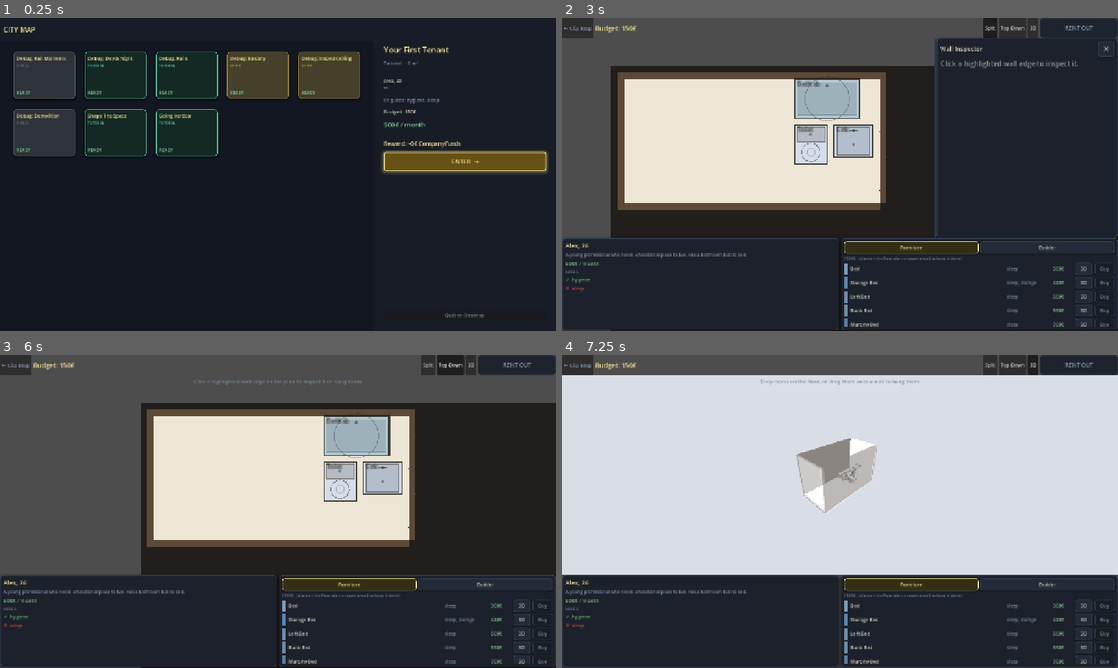
Above: before the commit, frames 1-4 (two rows, left to right).
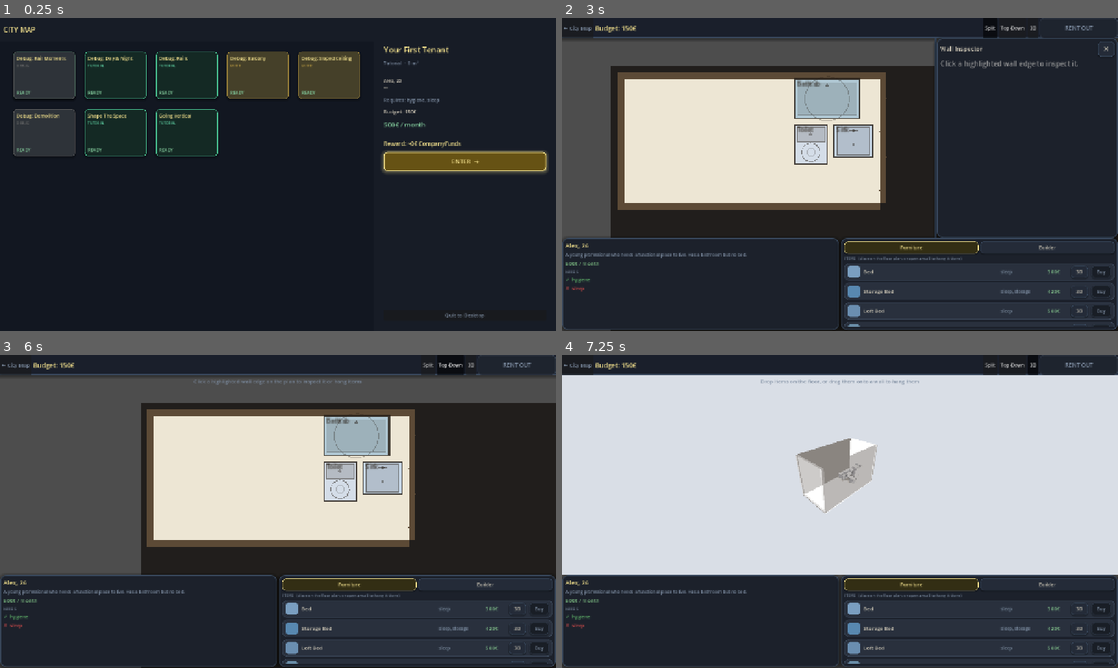
Above: after the commit, the same moments.

Repository: Bobovino/MakeItFit
Game: Godot game, scene res://scenes/CityMap.tscn
Two runs of this game, one before a commit and one after it. Both use one fixed random seed, a clock stepped at 60 frames per second and the inputs below.
Inputs:
- Up to frame 1 (0.25 s): no input
- Up to frame 2 (3 s): click "★ Replay" at 0.5 s; click "★ Replay" at 1.25 s; click "★ Replay" at 2 s; click "ENTER →" at 2.75 s
- Up to frame 3 (6 s): click "← City Map" at 3.5 s; click "ENTER →" at 4.25 s; click "Split" at 5 s; click "Top-Down" at 5.75 s
- Up to frame 4 (7.25 s): click "3D" at 6.5 s

The runs differ from the first frame. In frame 1, less than 0.1% of the frame differs, in the area x 69-99%, y 42-49%; in frame 2, 6.7%, in the area x 0-100%, y 0-100%; in frame 3, 6.6%; in frame 4, 6.3%.

Commit message:
Deepen UI polish: fix dead TopBar background, card-style shop rows
TopBar was an HBoxContainer but the styling code checked `is PanelContainer`,
so it silently never got its background — added a TopBarBg Panel behind it
and wired the stylebox to that instead. Bumped GameTheme's panel/button
corner radii and shadows to be actually visible at UI scale. Rewrote the
Inventory shop/owned-item rows from a bare ColorRect+Label strip into
proper rounded cards with a color-coded icon swatch and hover feedback.

Diff:
--- a/scenes/Main.tscn
+++ b/scenes/Main.tscn
@@ -19,6 +19,13 @@
 
 [node name="UI" type="CanvasLayer" parent="."]
 
+[node name="TopBarBg" type="Panel" parent="UI"]
+offset_left = 0.0
+offset_top = 0.0
+offset_right = 1280.0
+offset_bottom = 46.0
+mouse_filter = 2
+
 [node name="TopBar" type="HBoxContainer" parent="UI"]
 offset_left = 0.0
 offset_top = 0.0
--- a/scripts/GameTheme.gd
+++ b/scripts/GameTheme.gd
@@ -84,13 +84,13 @@
 	var s := StyleBoxFlat.new()
 	s.bg_color = bg
 	s.border_color = border
-	s.set_border_width_all(1)
+	s.set_border_width_all(2)
 	s.set_content_margin_all(margin)
-	s.set_corner_radius_all(8)
+	s.set_corner_radius_all(14)
 	s.anti_aliasing = true
-	s.shadow_color = Color(0, 0, 0, 0.35)
-	s.shadow_size = 6
-	s.shadow_offset = Vector2(0, 3)
+	s.shadow_color = Color(0, 0, 0, 0.4)
+	s.shadow_size = 10
+	s.shadow_offset = Vector2(0, 4)
 	return s
 
 
@@ -103,9 +103,24 @@
 	s.set_content_margin(SIDE_RIGHT, 12)
 	s.set_content_margin(SIDE_TOP, 6)
 	s.set_content_margin(SIDE_BOTTOM, 6)
-	s.set_corner_radius_all(5)
+	s.set_corner_radius_all(8)
 	s.anti_aliasing = true
 	s.shadow_color = Color(0, 0, 0, 0.25)
 	s.shadow_size = 3
 	s.shadow_offset = Vector2(0, 2)
 	return s
+
+
+# Small rounded "chip" stylebox — used for item-row cards, category tags, etc.
+static func make_card_stylebox(bg: Color, border: Color, radius: int = 10) -> StyleBoxFlat:
+	var s := StyleBoxFlat.new()
+	s.bg_color = bg
+	s.border_color = border
+	s.set_border_width_all(1)
+	s.set_corner_radius_all(radius)
+	s.anti_aliasing = true
+	s.set_content_margin(SIDE_LEFT, 8)
+	s.set_content_margin(SIDE_RIGHT, 8)
+	s.set_content_margin(SIDE_TOP, 6)
+	s.set_content_margin(SIDE_BOTTOM, 6)
+	return s
--- a/scripts/Inventory.gd
+++ b/scripts/Inventory.gd
@@ -29,6 +29,7 @@
 	_gm = game_manager
 	_gm.budget_changed.connect(_refresh_affordability)
 	_ensure_filter_box()
+	item_list.add_theme_constant_override("separation", 5)
 
 
 func _ensure_filter_box() -> void:
@@ -165,22 +166,39 @@
 	return wrap
 
 
-func _build_shop_row(f: Dictionary) -> HBoxContainer:
+func _build_shop_row(f: Dictionary) -> PanelContainer:
+	var card := PanelContainer.new()
+	var item_col := Color("#" + (f.get("color", "888888") as String))
+	var card_style := GameTheme.make_card_stylebox(Color(0.16, 0.19, 0.24), Color(0.24, 0.29, 0.36))
+	card.add_theme_stylebox_override("panel", card_style)
+	card.mouse_filter = Control.MOUSE_FILTER_PASS
+	card.mouse_entered.connect(func():
+		card_style.bg_color = Color(0.20, 0.24, 0.30)
+		card_style.border_color = item_col.lightened(0.2))
+	card.mouse_exited.connect(func():
+		card_style.bg_color = Color(0.16, 0.19, 0.24)
+		card_style.border_color = Color(0.24, 0.29, 0.36))
+
 	var row := HBoxContainer.new()
-	row.add_theme_constant_override("separation", 6)
-
-	# Color swatch
-	var swatch := ColorRect.new()
-	swatch.color = Color("#" + (f.get("color", "888888") as String))
-	swatch.custom_minimum_size = Vector2(8, 0)
-	swatch.size_flags_vertical = Control.SIZE_EXPAND_FILL
+	row.add_theme_constant_override("separation", 8)
+	card.add_child(row)
+
+	# Rounded color-coded icon swatch
+	var swatch := PanelContainer.new()
+	swatch.custom_minimum_size = Vector2(28, 28)
+	var swatch_style := StyleBoxFlat.new()
+	swatch_style.bg_color = item_col
+	swatch_style.set_corner_radius_all(7)
+	swatch_style.anti_aliasing = true
+	swatch.add_theme_stylebox_override("panel", swatch_style)
 	row.add_child(swatch)
 
 	var name_lbl := Label.new()
 	name_lbl.text = f["name"]
 	name_lbl.custom_minimum_size.x = 108
 	name_lbl.size_flags_horizontal = Control.SIZE_EXPAND_FILL
-	name_lbl.add_theme_font_size_override("font_size", 11)
+	name_lbl.add_theme_font_size_override("font_size", 12)
+	name_lbl.add_theme_color_override("font_color", GameTheme.C_TEXT)
 	row.add_child(name_lbl)
 
 	var func_lbl := Label.new()
@@ -193,15 +211,15 @@
 	var price_lbl := Label.new()
 	price_lbl.text = "%d€" % f["buy_price"]
 	price_lbl.custom_minimum_size.x = 46
-	price_lbl.add_theme_font_size_override("font_size", 11)
-	price_lbl.add_theme_color_override("font_color", Color(0.50, 0.76, 0.52))
+	price_lbl.add_theme_font_size_override("font_size", 12)
+	price_lbl.add_theme_color_override("font_color", Color(0.55, 0.82, 0.58))
 	row.add_child(price_lbl)
 
 	var view3d_btn := Button.new()
 	view3d_btn.text = "3D"
 	view3d_btn.tooltip_text = "Preview in 3D"
 	view3d_btn.add_theme_font_size_override("font_size", 11)
-	view3d_btn.custom_minimum_size.x = 30
+	view3d_btn.custom_minimum_size.x = 32
 	view3d_btn.pressed.connect(func(): view3d_requested.emit(f["id"] as String))
 	row.add_child(view3d_btn)
 
@@ -213,7 +231,7 @@
 	buy_btn.pressed.connect(_on_buy_pressed.bind(f["id"]))
 	row.add_child(buy_btn)
 
-	return row
+	return card
 
 
 # Shows pre-owned items (from starting_inventory). Each entry is {id, count}.
@@ -246,19 +264,29 @@
 			continue
 
 		for _i in range(count):
+			var card := PanelContainer.new()
+			var item_col := Color("#" + (fdata.get("color", "888888") as String))
+			card.add_theme_stylebox_override("panel",
+				GameTheme.make_card_stylebox(Color(0.16, 0.19, 0.24), Color(0.24, 0.29, 0.36)))
+
 			var row := HBoxContainer.new()
-			row.add_theme_constant_override("separation", 6)
-
-			var swatch := ColorRect.new()
-			swatch.color = Color("#" + (fdata.get("color", "888888") as String))
-			swatch.custom_minimum_size = Vector2(8, 0)
-			swatch.size_flags_vertical = Control.SIZE_EXPAND_FILL
+			row.add_theme_constant_override("separation", 8)
+			card.add_child(row)
+
+			var swatch := PanelContainer.new()
+			swatch.custom_minimum_size = Vector2(24, 24)
+			var swatch_style := StyleBoxFlat.new()
+			swatch_style.bg_color = item_col
+			swatch_style.set_corner_radius_all(6)
+			swatch_style.anti_aliasing = true
+			swatch.add_theme_stylebox_override("panel", swatch_style)
 			row.add_child(swatch)
 
 			var name_lbl := Label.new()
 			name_lbl.text = fdata["name"] as String
 			name_lbl.size_flags_horizontal = Control.SIZE_EXPAND_FILL
-			name_lbl.add_theme_font_size_override("font_size", 11)
+			name_lbl.add_theme_font_size_override("font_size", 12)
+			name_lbl.add_theme_color_override("font_color", GameTheme.C_TEXT)
 			row.add_child(name_lbl)
 
 			var sell_price := fdata.get("sell_price", fdata.get("buy_price", 0)) as int
@@ -268,7 +296,7 @@
 			sell_btn.add_theme_color_override("font_color", Color(0.76, 0.52, 0.28))
 			sell_btn.pressed.connect(func():
 				if _gm and _gm.sell_starting_item(fid):
-					row.queue_free())
+					card.queue_free())
 			row.add_child(sell_btn)
 
 			var place_btn := Button.new()
@@ -278,10 +306,10 @@
 				if _gm:
 					_gm.consume_starting_item(fid)
 				buy_requested.emit(fid)
-				row.queue_free())
+				card.queue_free())
 			row.add_child(place_btn)
 
-			item_list.add_child(row)
+			item_list.add_child(card)
 
 
 func _fmt_funcs(funcs: Array) -> String:
--- a/scripts/Main.gd
+++ b/scripts/Main.gd
@@ -125,13 +125,15 @@
 	inventory.theme     = t
 	wall_inspector.theme = t
 
-	if $UI/TopBar is PanelContainer:
-		var ts := StyleBoxFlat.new()
-		ts.bg_color     = Color(0.09, 0.11, 0.15, 0.97)
-		ts.border_color = Color(0.20, 0.26, 0.34)
-		ts.set_border_width(SIDE_BOTTOM, 1)
-		ts.set_content_margin_all(6)
-		($UI/TopBar as PanelContainer).add_theme_stylebox_override("panel", ts)
+	var ts := StyleBoxFlat.new()
+	ts.bg_color     = Color(0.10, 0.12, 0.17, 0.98)
+	ts.border_color = GameTheme.C_BORDER
+	ts.set_border_width(SIDE_BOTTOM, 2)
+	ts.set_content_margin_all(6)
+	ts.shadow_color = Color(0, 0, 0, 0.35)
+	ts.shadow_size = 6
+	ts.shadow_offset = Vector2(0, 3)
+	($UI/TopBarBg as Panel).add_theme_stylebox_override("panel", ts)
 
 	budget_label.add_theme_font_size_override("font_size", 15)
 	budget_label.add_theme_color_override("font_color", GameTheme.C_AMBER)
